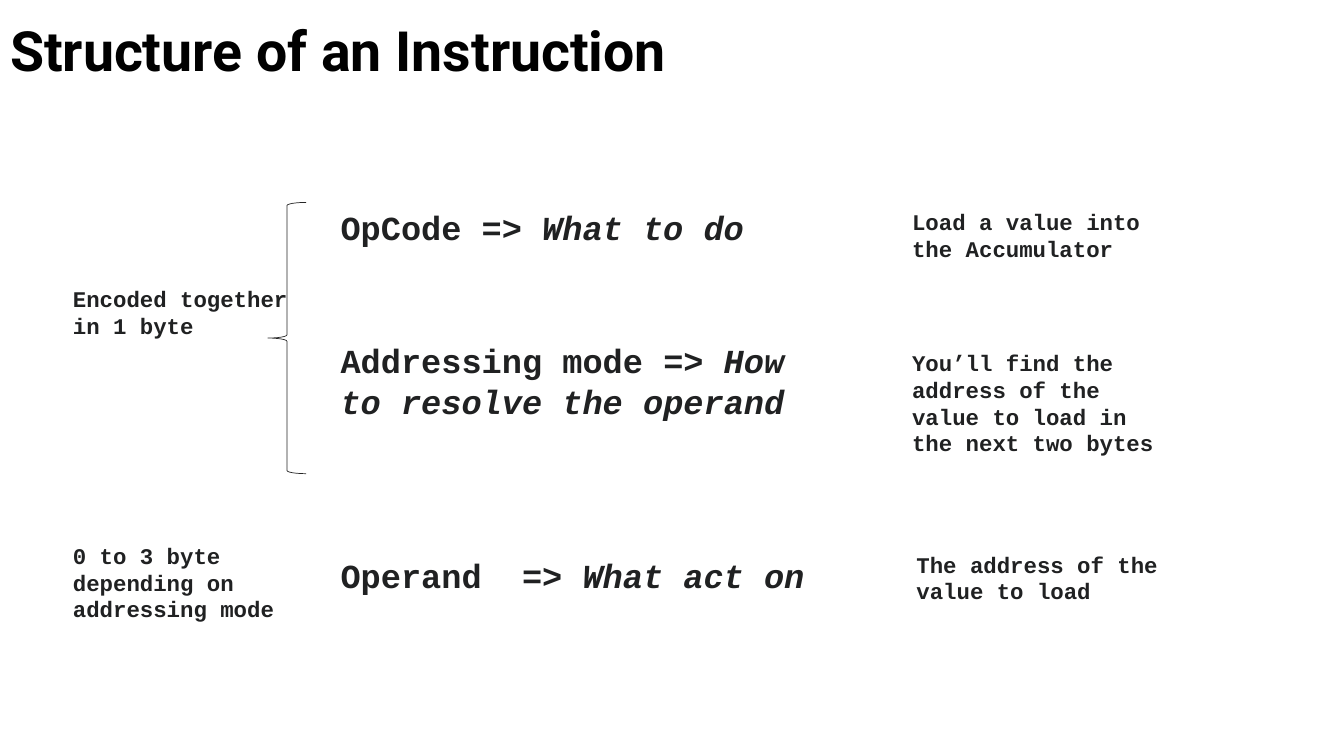
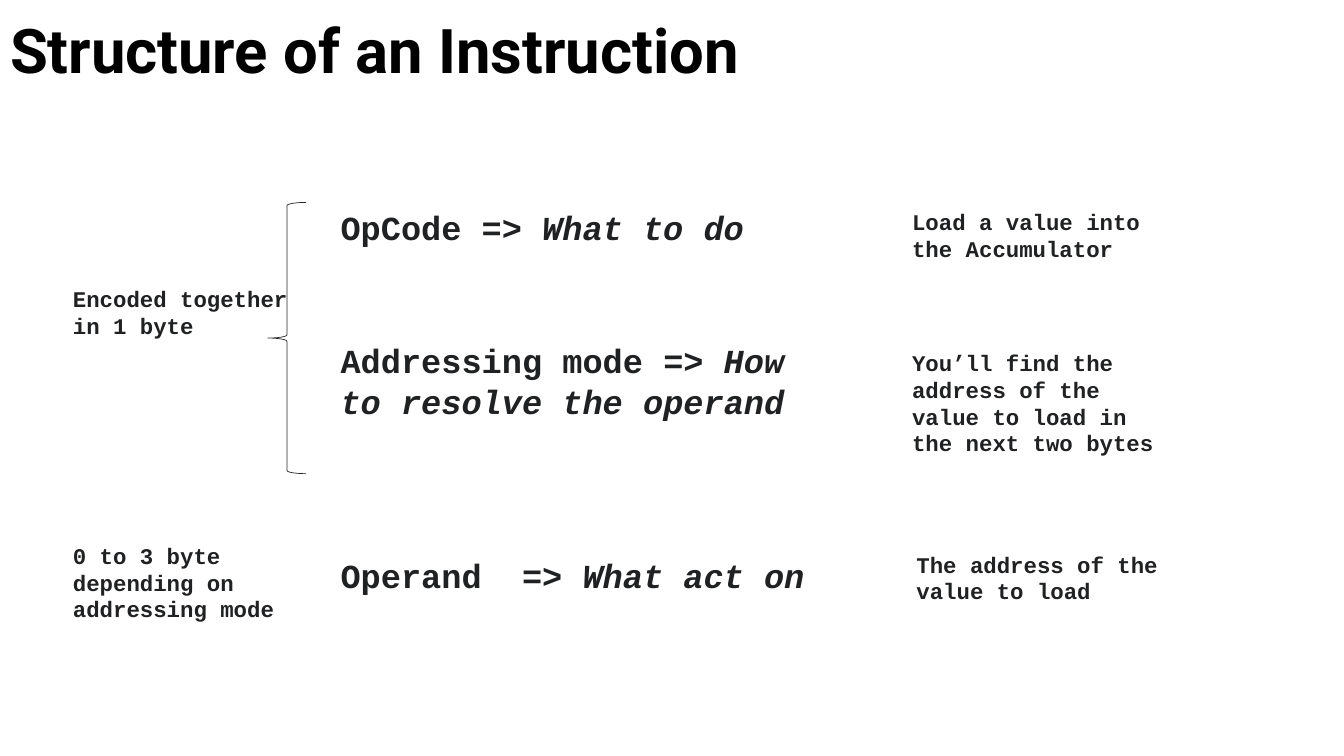
Before and after one commit to skagra/bbc-micro, a slide deck: slide 11 of Demo/BBCMicro.pptx. Drawn at 1344x756 pixels with LibreOffice and Linux fonts; fonts in the diff are those of the drawing; background and template pictures are left out. Boxes give left, top, right and bottom in pixels: in the first picture for what was removed or moved away, otherwise in the second. Text is boxed around its words. In the diff, an @@ line names an element or a change of style, - is before the commit and + after.

```diff
--- a/Demo/BBCMicro.pptx
+++ b/Demo/BBCMicro.pptx
@@ title "Structure of an Instruction" at bbox=[10, 26, 739, 74]: size 39.6 to 44 pt @@
```
Also in this commit, not shown: 6 other slides changed, 2 other files.
